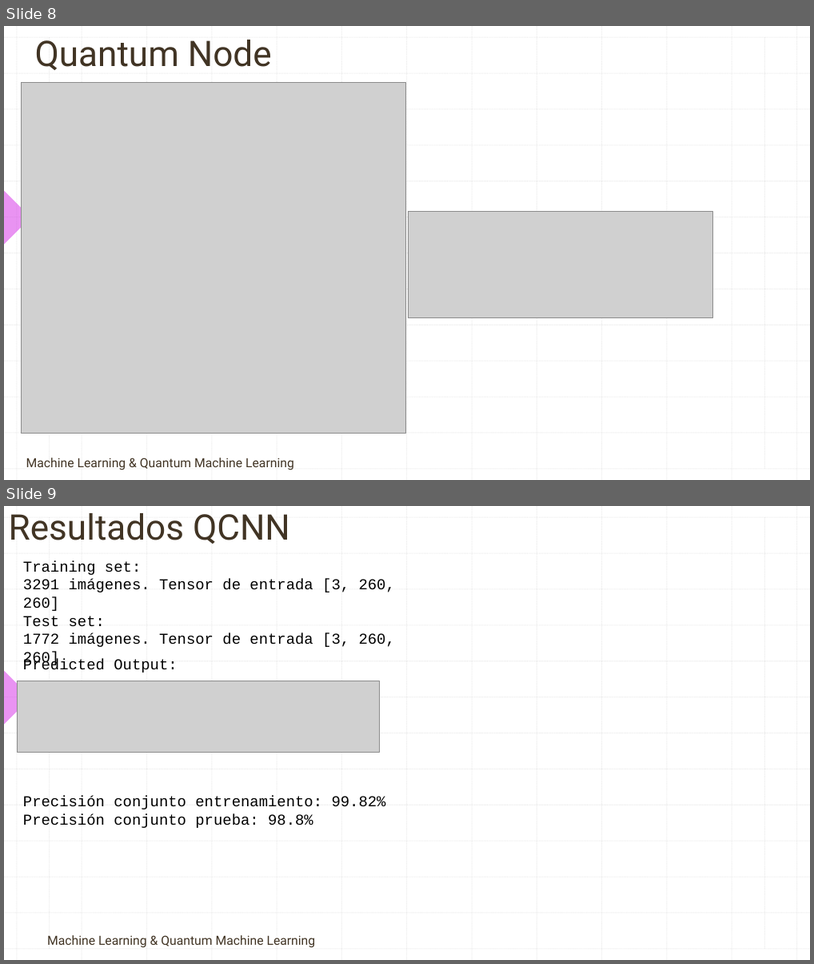
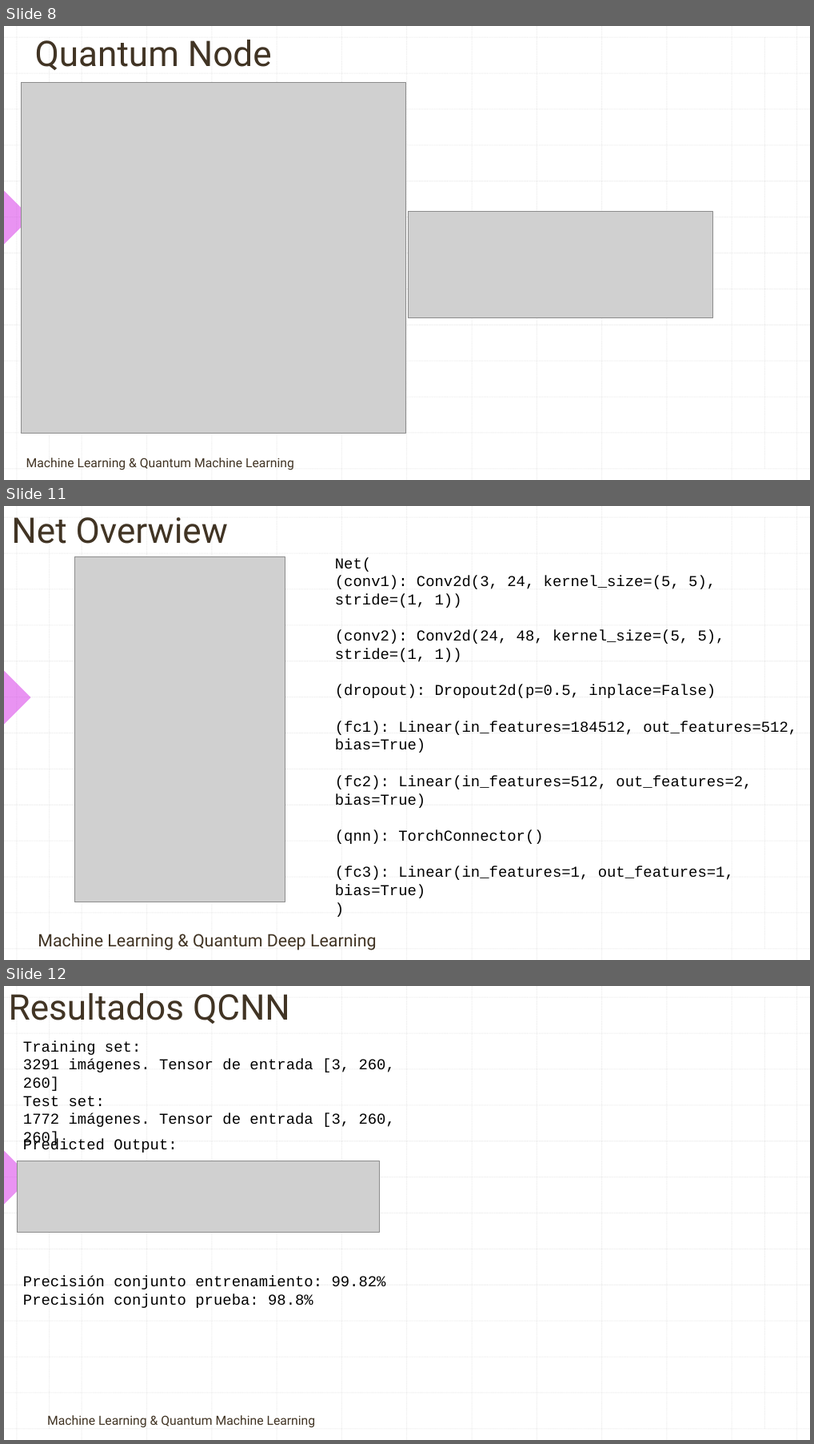
Before and after one commit to contepablod/QCNNCancerBinaryClassifier, a slide deck: Clasificador Cancerígeno por Imagenes.pptx. Shown one above the other, each under a label of ours: slides 8 and 9 before the commit, slides 8, 11 and 12 after it; the slides between them are not shown. The pictures are 814x964 and 814x1444 pixels, drawn with LibreOffice and Linux fonts; fonts in the diff are those of the drawing; grey boxes stand for pictures; background and template pictures are left out. Boxes give left, top, right and bottom in pixels: in the first picture for what was removed or moved away, otherwise in the second. Text is boxed around its words. In the diff, an @@ line names an element or a change of style, - is before the commit and + after.

```diff
--- a/Clasificador Cancerígeno por Imagenes.pptx
+++ b/Clasificador Cancerígeno por Imagenes.pptx
@@ slide 11 added at (4, 506, 810, 960), background #FFFFFF; not listed: 29 template elements that a slide beside it also shows @@
@@ title added at (11, 517, 228, 544), 42 pt, text #413424 @@
+Net Overwiew
@@ picture added at (74, 557, 286, 902) @@
@@ text added at (335, 557, 798, 898), 18 pt, text #000000 @@
+Net(
+(conv1): Conv2d(3, 24, kernel_size=(5, 5), stride=(1, 1))
+(conv2): Conv2d(24, 48, kernel_size=(5, 5), stride=(1, 1))
+(dropout): Dropout2d(p=0.5, inplace=False)
+(fc1): Linear(in_features=184512, out_features=512, bias=True)
+(fc2): Linear(in_features=512, out_features=2, bias=True)
+(qnn): TorchConnector()
+(fc3): Linear(in_features=1, out_features=1, bias=True)
+)
@@ text added at (38, 933, 377, 950), 20.4 pt, text #413424 @@
+Machine Learning & Quantum Deep Learning
@@ what was slide 9 is now slide 12 @@
```
Also in this commit, not shown: 3 slides changed, 2 other slides added.
